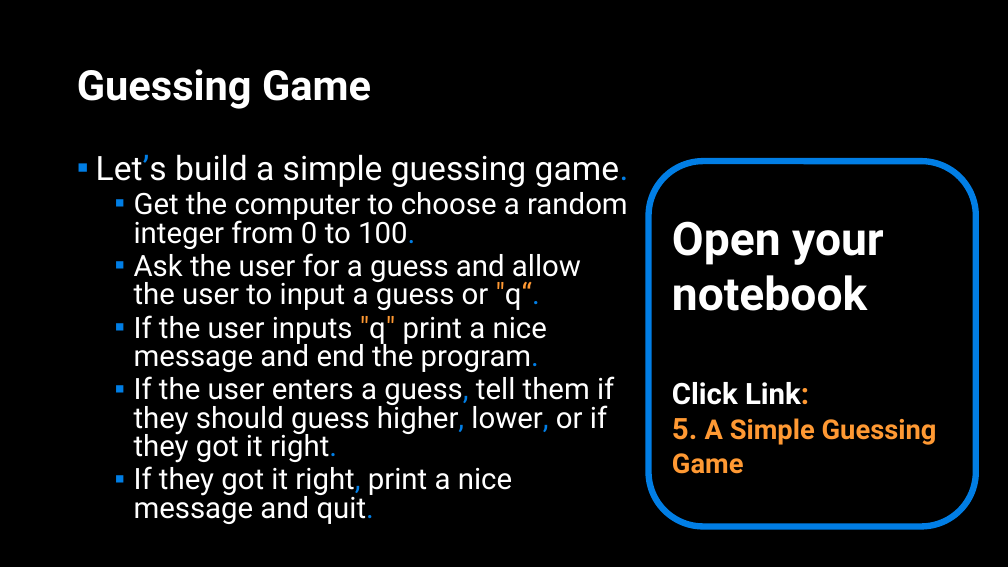
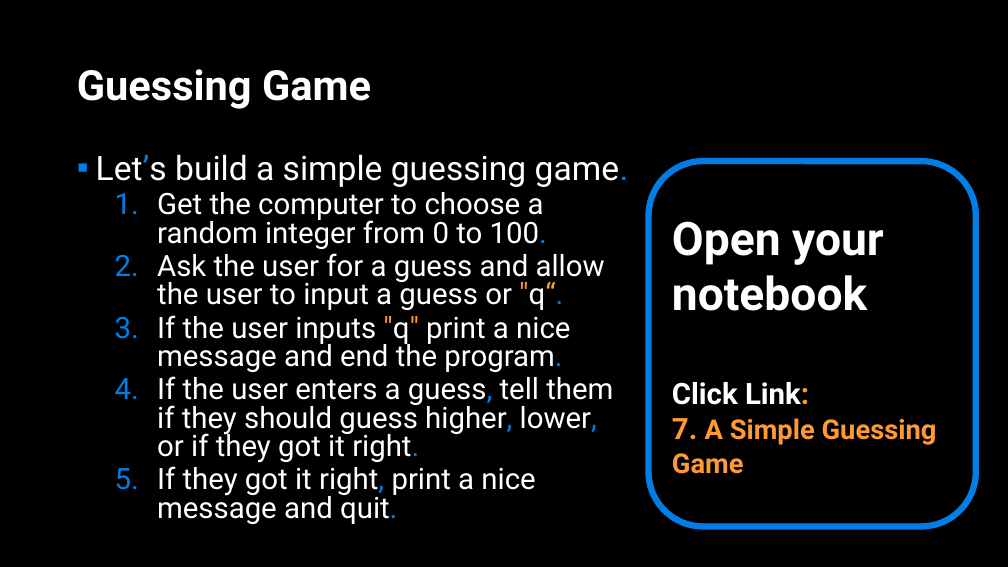
Before and after one commit to APS106/APS106-winter-2022-material, a slide deck: slide 21 of lectures/week4/lecture1/slides/week4_lecture1.pptx (slide 11 before the commit). Drawn at 1008x567 pixels with LibreOffice and Linux fonts; fonts in the diff are those of the drawing; background and template pictures are left out. Boxes give left, top, right and bottom in pixels: in the first picture for what was removed or moved away, otherwise in the second. Text is boxed around its words. In the diff, an @@ line names an element or a change of style, - is before the commit and + after.

```diff
--- a/lectures/week4/lecture1/slides/week4_lecture1.pptx
+++ b/lectures/week4/lecture1/slides/week4_lecture1.pptx
@@ text at (157, 192, 613, 524): bullet ▪ to 1. @@
@@ text in rounded rectangle at (672, 418, 937, 474): text changed @@
-5. A Simple Guessing Game
+7. A Simple Guessing Game
```
Also in this commit, not shown: 5 other slides changed, 11 slides added, 1 slide removed, 7 other files.
